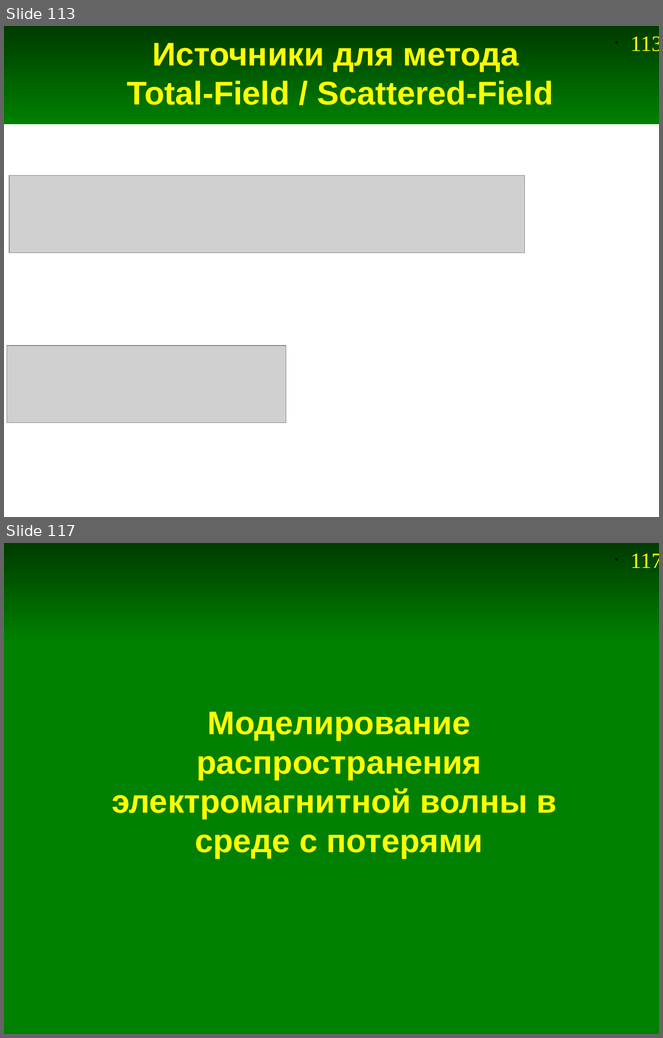
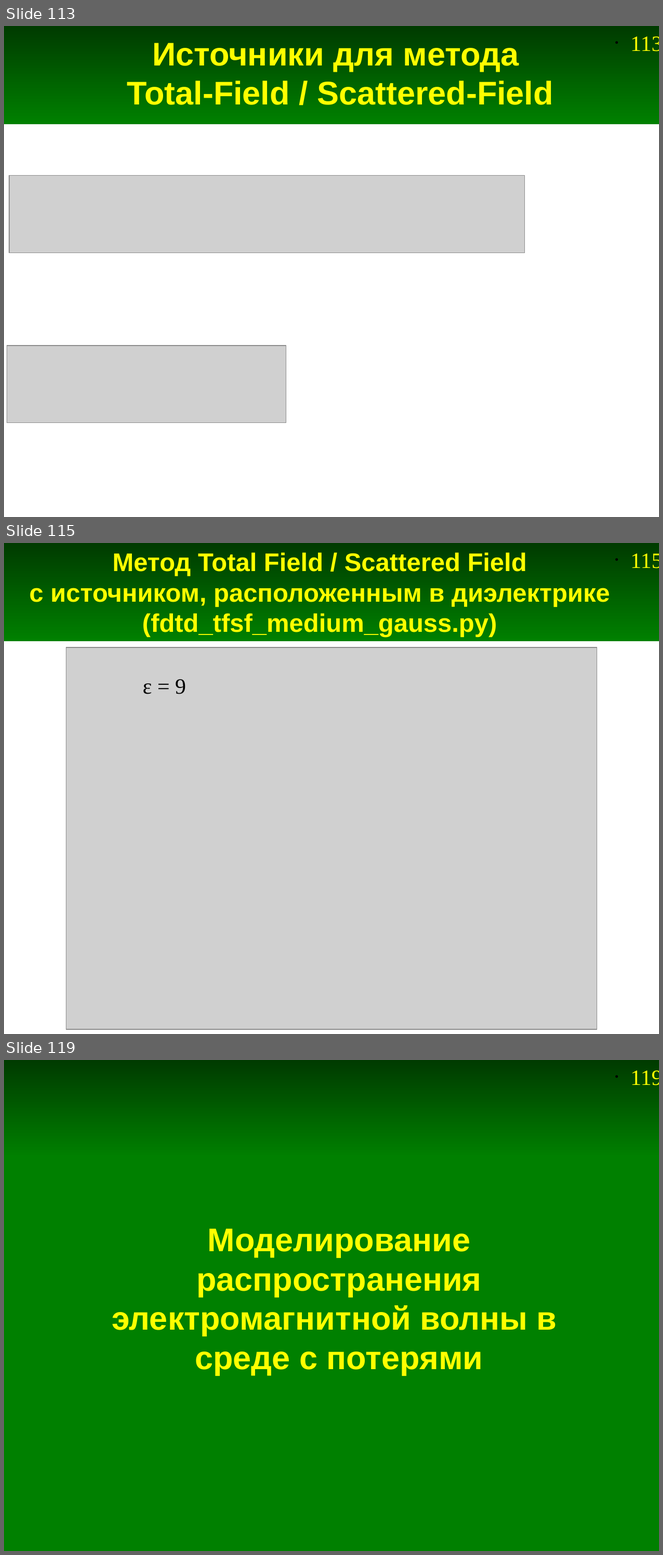
Before and after one commit to andris0147sv/modelling, a slide deck: presentations/2. FDTD.odp. Shown one above the other, each under a label of ours: slides 113 and 117 before the commit, slides 113, 115 and 119 after it; the slides between them are not shown. The pictures are 663x1038 and 663x1555 pixels, drawn with LibreOffice and Linux fonts; fonts in the diff are those of the drawing; grey boxes stand for pictures. Boxes give left, top, right and bottom in pixels: in the first picture for what was removed or moved away, otherwise in the second. Text is boxed around its words. In the diff, an @@ line names an element or a change of style, - is before the commit and + after.

```diff
--- a/presentations/2. FDTD.odp
+++ b/presentations/2. FDTD.odp
@@ slide 115 added at (4,543,659,1034), background #FFFFFF; not listed: 2 template elements that a slide beside it also shows @@
@@ title added at (29,552,610,638), 28 pt, text #FFFF00, bold @@
+Метод Total Field / Scattered Field
+с источником, расположенным в диэлектрике
+(fdtd_tfsf_medium_gauss.py)
@@ picture added at (66,647,597,1030) @@
@@ text added at (143,679,186,694), 24 pt, text #000000 @@
+ε = 9
@@ what was slide 117 is now slide 119 @@
@@ page number at (631,1070,659,1085): text changed @@
-• 117
+• 119
```
Also in this commit, not shown: 4 slides changed, 4 other slides added, 3 slides removed, 11 other files.
